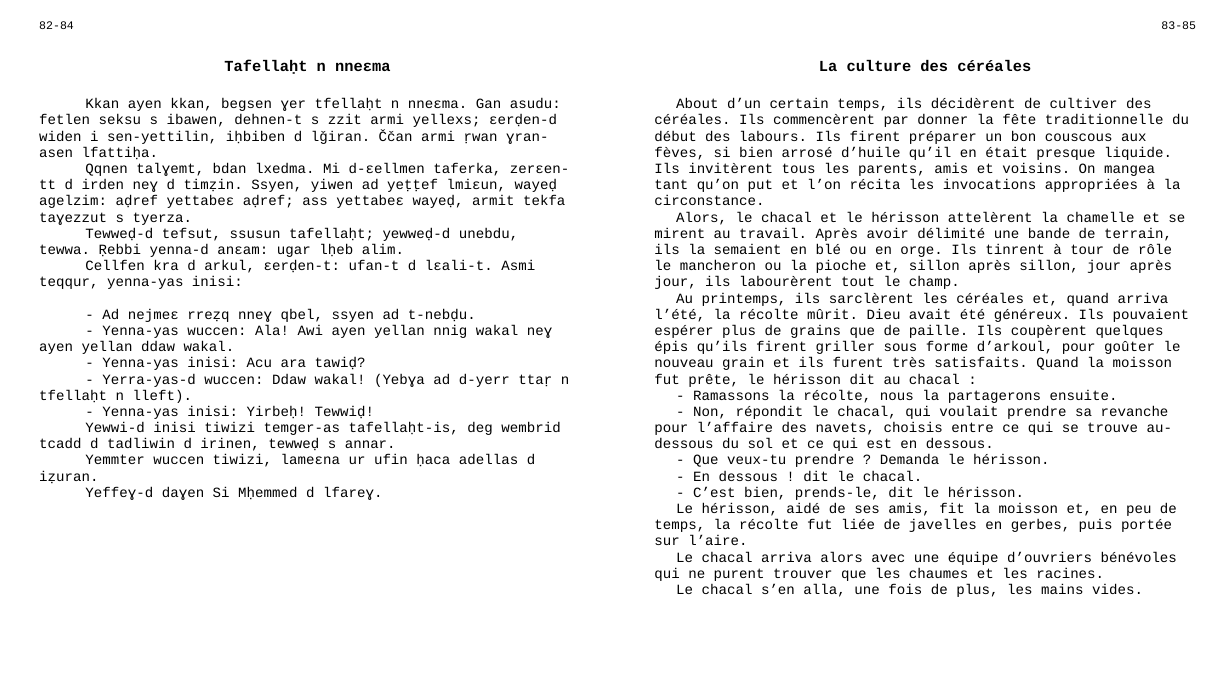
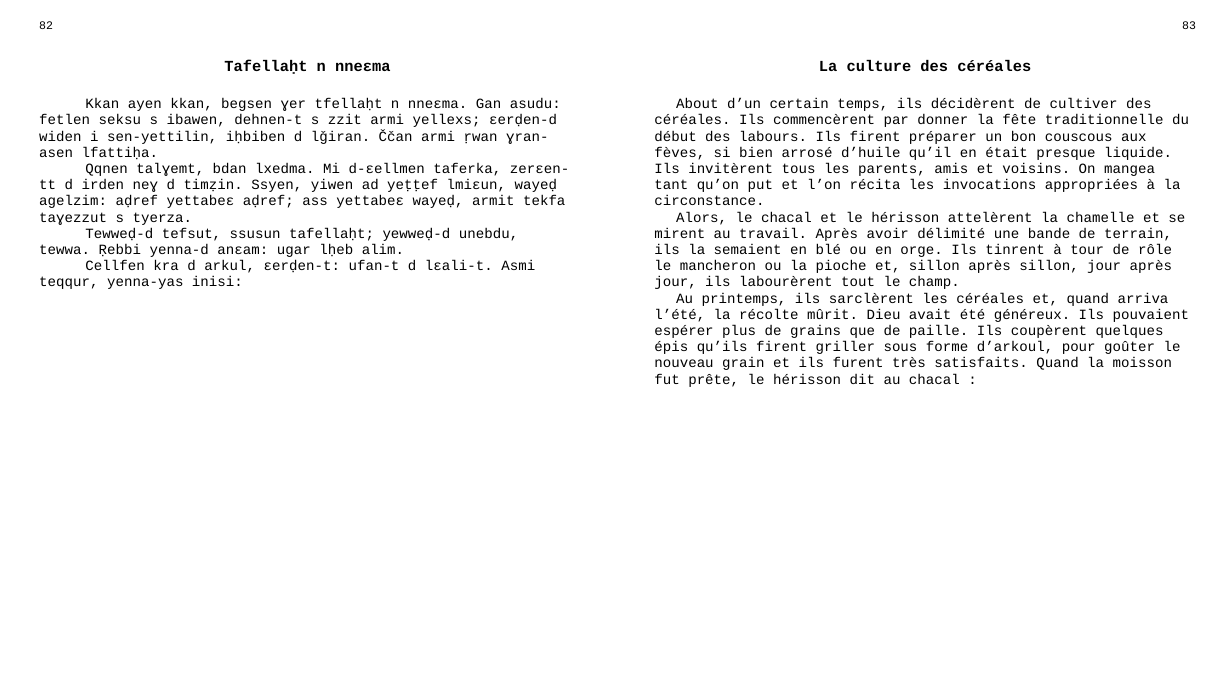
Before and after one commit to sferhah/tamacahut_n_wuccen, a slide deck: slide 35 of Uccen.ConsoleApp/uccen.pptx (slide 32 before the commit). Drawn at 1232x693 pixels with LibreOffice and Linux fonts; fonts in the diff are those of the drawing. Boxes give left, top, right and bottom in pixels: in the first picture for what was removed or moved away, otherwise in the second. Text is boxed around its words. In the diff, an @@ line names an element or a change of style, - is before the commit and + after.

```diff
--- a/Uccen.ConsoleApp/uccen.pptx
+++ b/Uccen.ConsoleApp/uccen.pptx
@@ table at (30,15,1205,668) @@
-row 1, column 1: 82-84
+row 1, column 1: 82
-row 1, column 3: 83-85
+row 1, column 3: 83
-row 3, column 1: Kkan ayen kkan, begsen ɣer tfellaḥt n nneɛma. Gan asudu: fetlen seksu s ibawen, dehnen-t s zzit armi yellexs; ɛerḍen-d widen i sen-yettilin, iḥbiben d lǧiran. Ččan armi ṛwan ɣran-asen lfattiḥa. / Qqnen talɣemt, bdan lxedma. Mi d-ɛellmen taferka, zerɛen-tt d irden neɣ d timẓin. Ssyen, yiwen ad yeṭṭef lmiɛun, wayeḍ agelzim: aḍref yettabeɛ aḍref; ass yettabeɛ wayeḍ, armit tekfa taɣezzut s tyerza. / Tewweḍ-d tefsut, ssusun tafellaḥt; yewweḍ-d unebdu, tewwa. Ṛebbi yenna-d anɛam: ugar lḥeb alim. / Cellfen kra d arkul, ɛerḍen-t: ufan-t d lɛali-t. Asmi teqqur, yenna-yas inisi: / - Ad nejmeɛ rreẓq nneɣ qbel, ssyen ad t-nebḍu. / - Yenna-yas wuccen: Ala! Awi ayen yellan nnig wakal neɣ ayen yellan ddaw wakal. / - Yenna-yas inisi: Acu ara tawiḍ? / - Yerra-yas-d wuccen: Ddaw wakal! (Yebɣa ad d-yerr ttaṛ n tfellaḥt n lleft). / - Yenna-yas inisi: Yirbeḥ! Tewwiḍ! / Yewwi-d inisi tiwizi temger-as tafellaḥt-is, deg wembrid tcadd d tadliwin d irinen, tewweḍ s annar. / Yemmter wuccen tiwizi, lameɛna ur ufin ḥaca adellas d iẓuran. / Yeffeɣ-d daɣen Si Mḥemmed d lfareɣ.
+row 3, column 1: Kkan ayen kkan, begsen ɣer tfellaḥt n nneɛma. Gan asudu: fetlen seksu s ibawen, dehnen-t s zzit armi yellexs; ɛerḍen-d widen i sen-yettilin, iḥbiben d lǧiran. Ččan armi ṛwan ɣran-asen lfattiḥa. / Qqnen talɣemt, bdan lxedma. Mi d-ɛellmen taferka, zerɛen-tt d irden neɣ d timẓin. Ssyen, yiwen ad yeṭṭef lmiɛun, wayeḍ agelzim: aḍref yettabeɛ aḍref; ass yettabeɛ wayeḍ, armit tekfa taɣezzut s tyerza. / Tewweḍ-d tefsut, ssusun tafellaḥt; yewweḍ-d unebdu, tewwa. Ṛebbi yenna-d anɛam: ugar lḥeb alim. / Cellfen kra d arkul, ɛerḍen-t: ufan-t d lɛali-t. Asmi teqqur, yenna-yas inisi:
-row 3, column 3: About d’un certain temps, ils décidèrent de cultiver des céréales. Ils commencèrent par donner la fête traditionnelle du début des labours. Ils firent préparer un bon couscous aux fèves, si bien arrosé d’huile qu’il en était presque liquide. Ils invitèrent tous les parents, amis et voisins. On mangea tant qu’on put et l’on récita les invocations appropriées à la circonstance. / Alors, le chacal et le hérisson attelèrent la chamelle et se mirent au travail. Après avoir délimité une bande de terrain, ils la semaient en blé ou en orge. Ils tinrent à tour de rôle le mancheron ou la pioche et, sillon après sillon, jour après jour, ils labourèrent tout le champ. / Au printemps, ils sarclèrent les céréales et, quand arriva l’été, la récolte mûrit. Dieu avait été généreux. Ils pouvaient espérer plus de grains que de paille. Ils coupèrent quelques épis qu’ils firent griller sous forme d’arkoul, pour goûter le nouveau grain et ils furent très satisfaits. Quand la moisson fut prête, le hérisson dit au chacal : / - Ramassons la récolte, nous la partagerons ensuite. / - Non, répondit le chacal, qui voulait prendre sa revanche pour l’affaire des navets, choisis entre ce qui se trouve au-dessous du sol et ce qui est en dessous. / - Que veux-tu prendre ? Demanda le hérisson. / - En dessous ! dit le chacal. / - C’est bien, prends-le, dit le hérisson. / Le hérisson, aidé de ses amis, fit la moisson et, en peu de temps, la récolte fut liée de javelles en gerbes, puis portée sur l’aire. / Le chacal arriva alors avec une équipe d’ouvriers bénévoles qui ne purent trouver que les chaumes et les racines. / Le chacal s’en alla, une fois de plus, les mains vides.
+row 3, column 3: About d’un certain temps, ils décidèrent de cultiver des céréales. Ils commencèrent par donner la fête traditionnelle du début des labours. Ils firent préparer un bon couscous aux fèves, si bien arrosé d’huile qu’il en était presque liquide. Ils invitèrent tous les parents, amis et voisins. On mangea tant qu’on put et l’on récita les invocations appropriées à la circonstance. / Alors, le chacal et le hérisson attelèrent la chamelle et se mirent au travail. Après avoir délimité une bande de terrain, ils la semaient en blé ou en orge. Ils tinrent à tour de rôle le mancheron ou la pioche et, sillon après sillon, jour après jour, ils labourèrent tout le champ. / Au printemps, ils sarclèrent les céréales et, quand arriva l’été, la récolte mûrit. Dieu avait été généreux. Ils pouvaient espérer plus de grains que de paille. Ils coupèrent quelques épis qu’ils firent griller sous forme d’arkoul, pour goûter le nouveau grain et ils furent très satisfaits. Quand la moisson fut prête, le hérisson dit au chacal :
```
Also in this commit, not shown: 7 other slides changed, 7 slides added, 2 other files.
